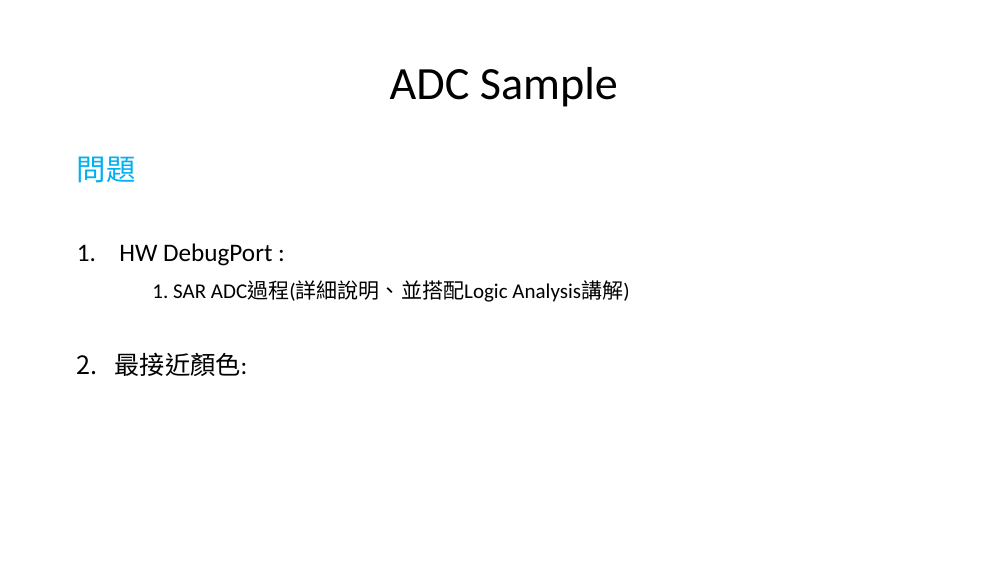
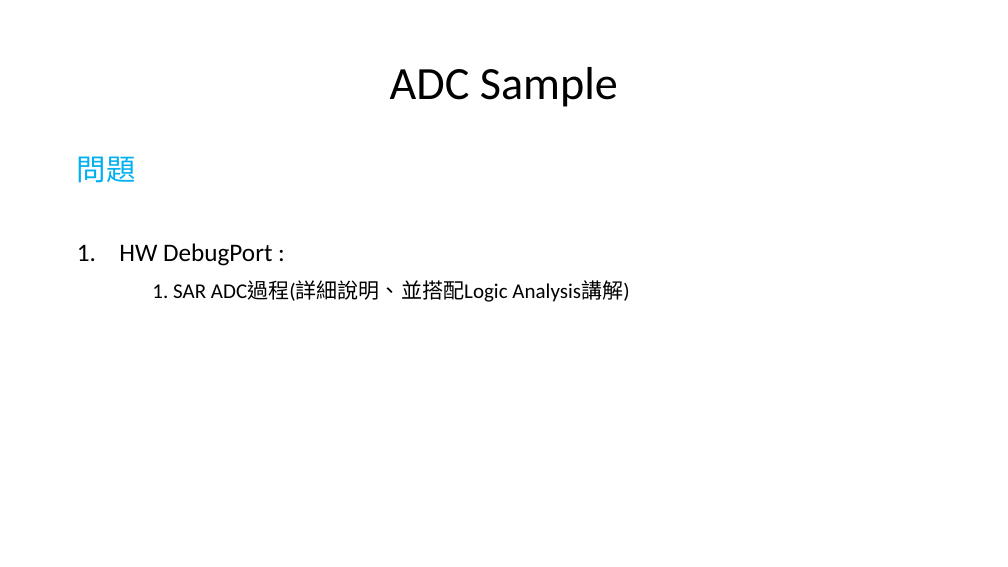
Before and after one commit to a0910281835/Summrary_PDF, a slide deck: slide 7 of Project_Summary_pdf/Project_Summary.pptx (slide 15 before the commit). Drawn at 1008x567 pixels with LibreOffice and Linux fonts; fonts in the diff are those of the drawing. Boxes give left, top, right and bottom in pixels: in the first picture for what was removed or moved away, otherwise in the second. Text is boxed around its words. In the diff, an @@ line names an element or a change of style, - is before the commit and + after.

```diff
--- a/Project_Summary_pdf/Project_Summary.pptx
+++ b/Project_Summary_pdf/Project_Summary.pptx
@@ text at (115,352,248,376): paragraph removed @@
-2. 最接近顏色:
```
Also in this commit, not shown: 3 other slides changed, 8 slides added, 1 slide removed.
